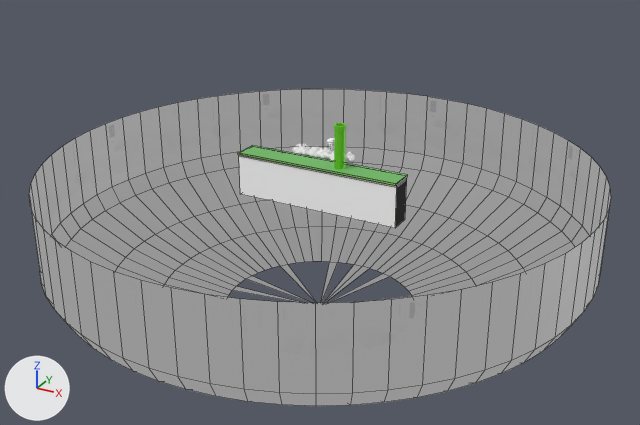
Renders of the FBX model data/Level.fbx from each side of a commit.
Both versions are drawn from a 50 mm lens placed at (144.0, -261.9, 99.9), pointed at (2.4, -4.4, -28.8). The axes (+X, +Y, +Z) are drawn at lower left. The lights are the same throughout. Mesh edges are drawn as thin lines on the coarser meshes. Where no turn or scale is listed for an object, it has been applied to the vertices.

Objects in the first picture: 'Cloud', 'Floor'.
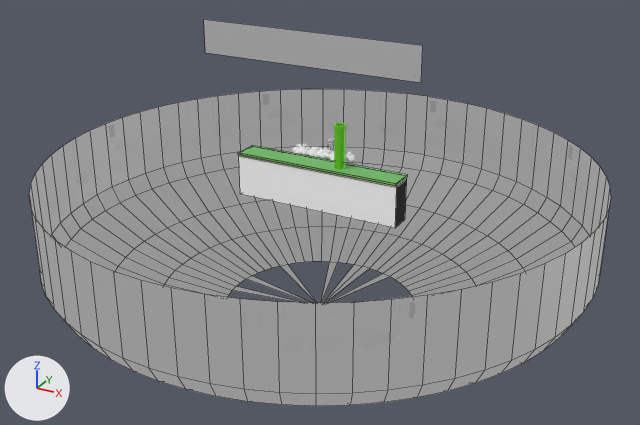
Commit message: Add foreground clouds for tall aspect ratios

What differs and where, as boxes (x1, y1, x2, y2) in the pictures (640 x 425 px):
'FrontCloud', added
    after: (204, 19, 423, 83)

Diff of the bpy script that builds the scene:
```diff
--- a/data/Level.fbx.py
+++ b/data/Level.fbx.py
@@ img_frontcloud_png @@
+img_frontcloud_png = load_image('FrontCloud.png', 'FrontCloud.png', 512, 256, 'Non-Color')
@@ mat_frontcloud @@
+mat_frontcloud = bpy.data.materials.new('FrontCloud')
+# colours: black #000000, grey #949494
+# uses the picture img_frontcloud_png
@@ me_frontcloud @@
+me_frontcloud.from_pydata(...)  # 4 vertices, 1 face; spans x -42.0..42.0, y 0.0, z -6.0..6.0
+me_frontcloud.materials.append(mat_frontcloud)
@@ ob_frontcloud @@
+ob_frontcloud = bpy.data.objects.new('FrontCloud', me_frontcloud)
+ob_frontcloud.location = (-3.0, -4.0, 30.0)
```
